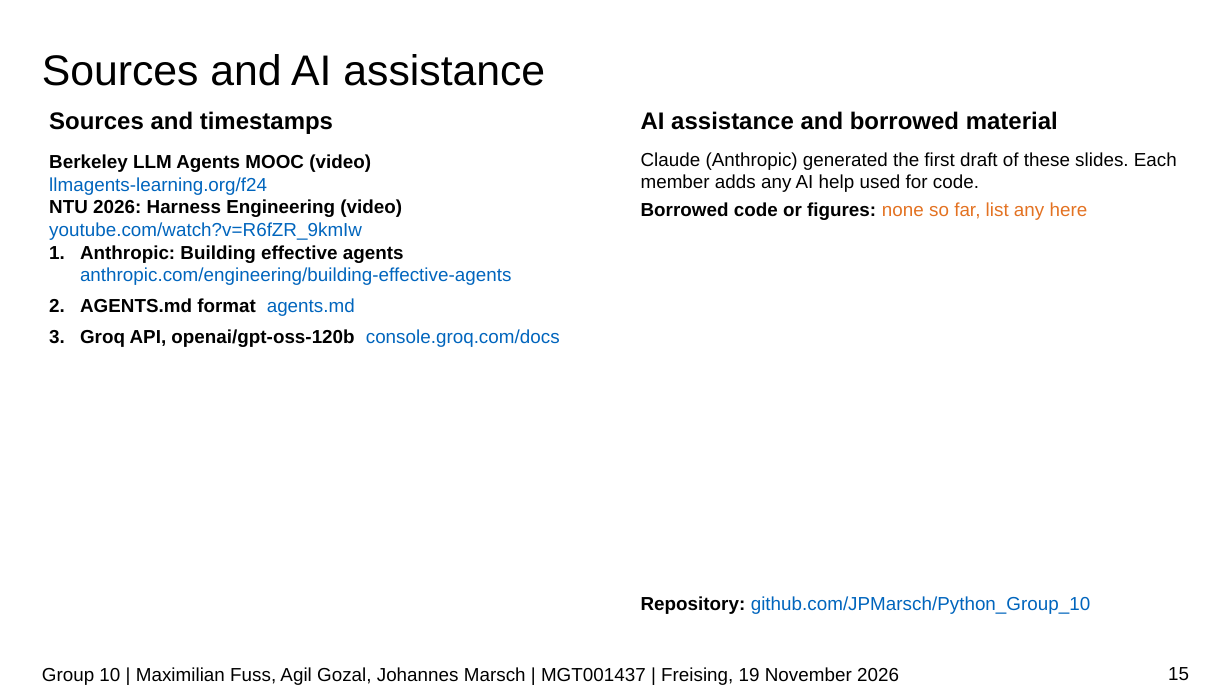
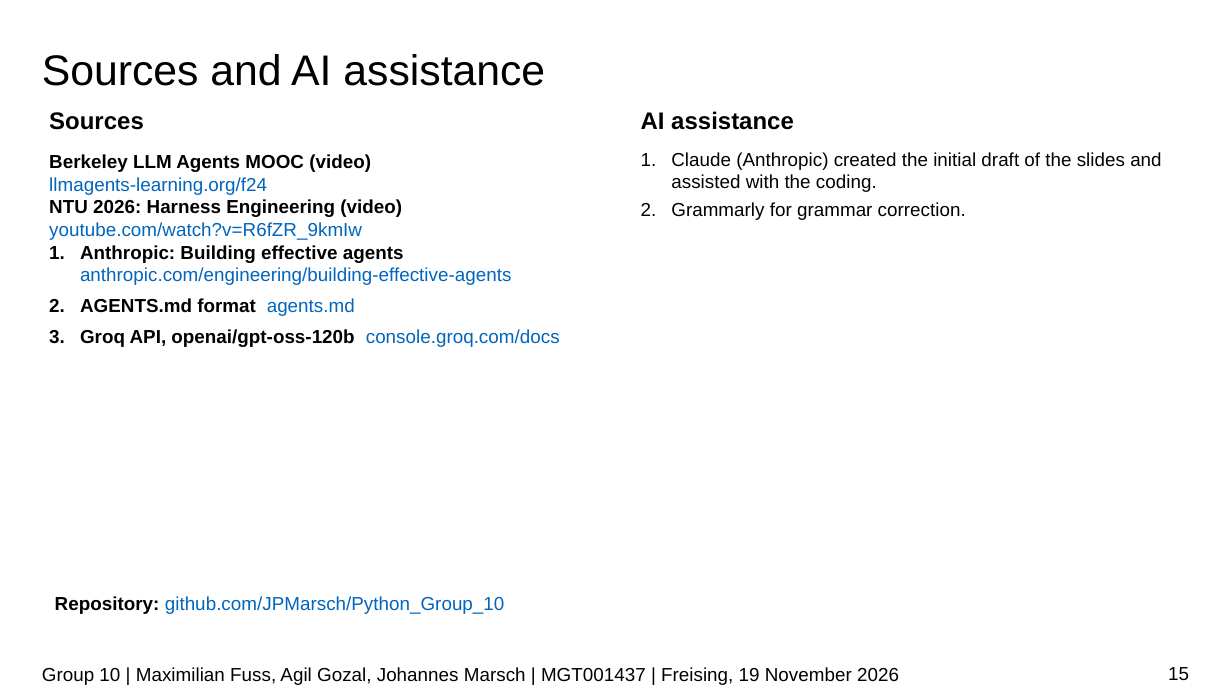
Before and after one commit to JPMarsch/Python_Group_10, a slide deck: slide 15 of presentation/G10_presentation.pptx. Drawn at 1232x693 pixels with LibreOffice and Linux fonts; fonts in the diff are those of the drawing; background and template pictures are left out. Boxes give left, top, right and bottom in pixels: in the first picture for what was removed or moved away, otherwise in the second. Text is boxed around its words. In the diff, an @@ line names an element or a change of style, - is before the commit and + after.

Commit message:
Final Presentation

```diff
--- a/presentation/G10_presentation.pptx
+++ b/presentation/G10_presentation.pptx
@@ text at (x1=49, y1=112, x2=144, y2=130): text changed @@
-Sources and timestamps
+Sources
@@ text at (x1=641, y1=111, x2=794, y2=130): text changed @@
-AI assistance and borrowed material
+AI assistance
@@ text at (x1=671, y1=152, x2=1161, y2=220): text changed @@
-Claude (Anthropic) generated the first draft of these slides. Each member adds any AI help used for code.
-Borrowed code or figures: none so far, list any here
+1. Claude (Anthropic) created the initial draft of the slides and assisted with the coding.
+2. Grammarly for grammar correction.
@@ text "Repository: github.com/JPMarsch/Python_Group_10" moved from (x1=641, y1=596, x2=1091, y2=614) to (x1=55, y1=596, x2=505, y2=614) @@
```
Also in this commit, not shown: 4 other slides changed.
